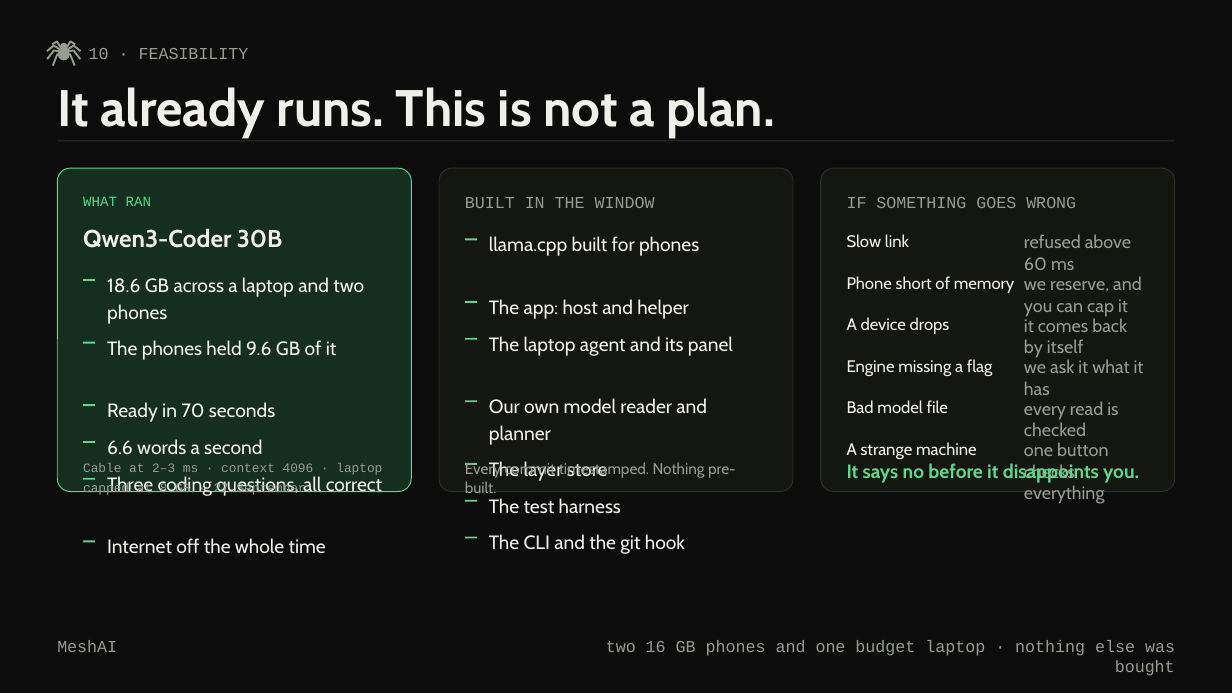
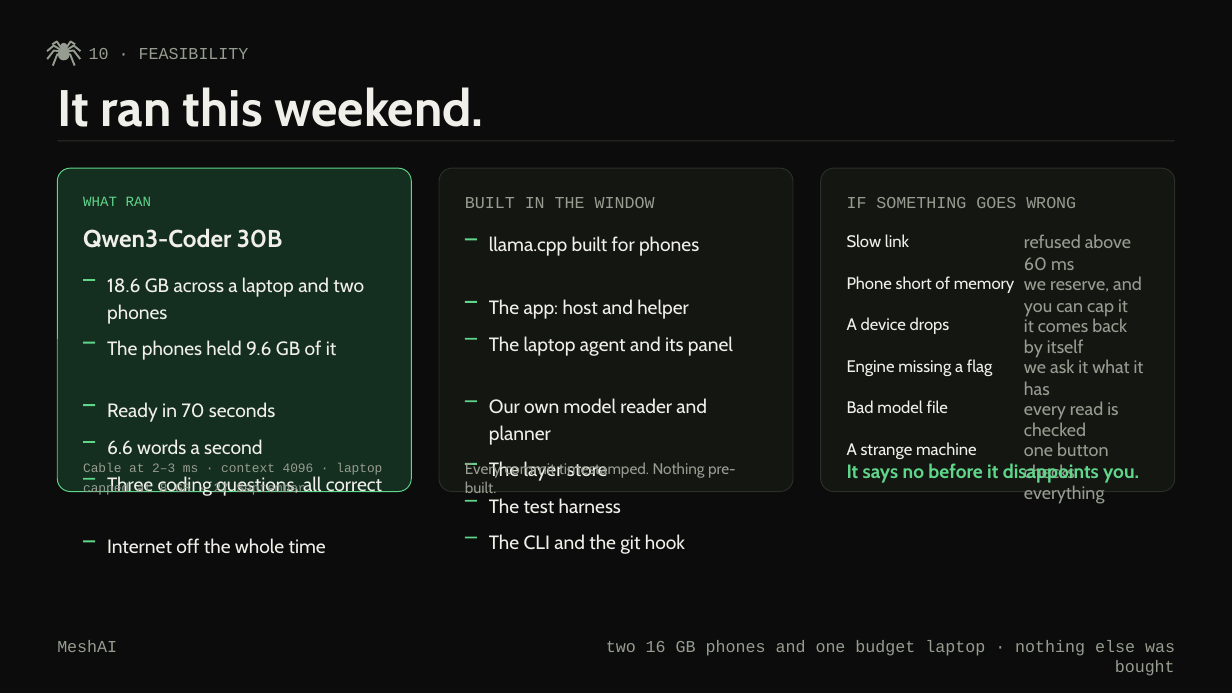
Before and after one commit to prajwal-gunnala/maynards, a slide deck: slide 14 of docs/deck-editable/MeshAI_Deck.pptx (slide 11 before the commit). Drawn at 1232x693 pixels with LibreOffice and Linux fonts; fonts in the diff are those of the drawing. Boxes give left, top, right and bottom in pixels: in the first picture for what was removed or moved away, otherwise in the second. Text is boxed around its words. In the diff, an @@ line names an element or a change of style, - is before the commit and + after.

```diff
--- a/docs/deck-editable/MeshAI_Deck.pptx
+++ b/docs/deck-editable/MeshAI_Deck.pptx
@@ text at <box>57,87,483,127</box>: text changed @@
-It already runs. This is not a plan.
+It ran this weekend.
```
Also in this commit, not shown: 8 other slides changed, 3 slides added, 1 other file.
